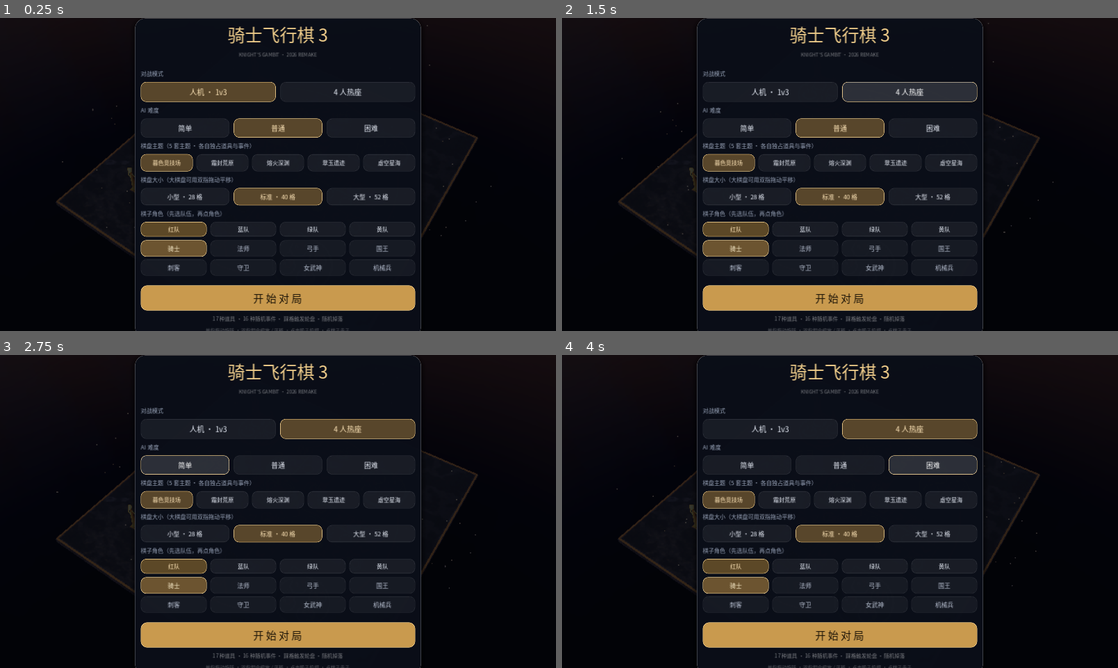
Above: before the commit, frames 1-4 (two rows, left to right).
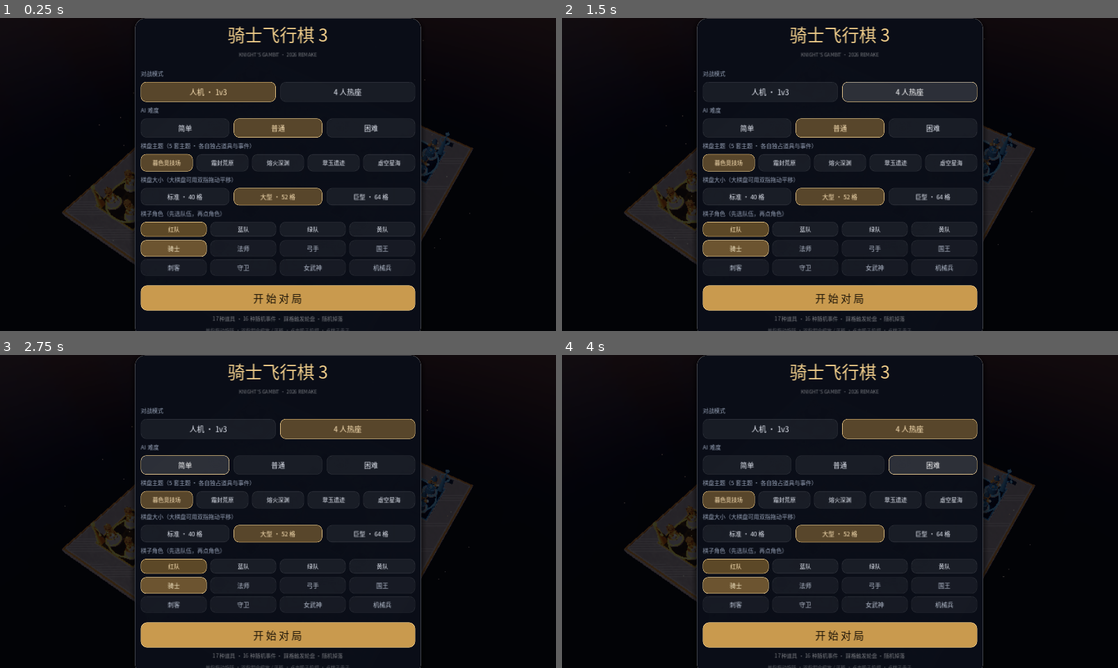
Above: after the commit, the same moments.

Repository: udokw/knightchess
Game: Godot game, scene res://main.tscn
The game is run twice, just before and just after one commit, with the same random seed, the same clock (stepped at 60 frames per second) and the same inputs.
Inputs:
- Up to frame 1 (0.25 s): no input
- Up to frame 2 (1.5 s): click "人机 · 1v3" at 0.5 s; click "4 人热座" at 1.25 s
- Up to frame 3 (2.75 s): click "简单" at 2 s
- Up to frame 4 (4 s): click "普通" at 2.75 s; click "困难" at 3.5 s

The runs differ from the first frame. In frame 1, 3.2% of the frame differs, in the area x 10-89%, y 2-79%; in frame 2, 3.2%; in frame 3, 3.2%, in the area x 10-86%, y 17-79%; in frame 4, 3.2%.

Commit message:
feat: 环道改为正圆均匀分布、棋盘尺寸档位改为 40/52/64 且格子尺寸恒定；fix: 提亮台面、削弱辉光/光柱/粒子，画面更清晰

Diff:
--- a/src/Arena.gd
+++ b/src/Arena.gd
@@ -6,9 +6,15 @@
 ##  - 程序化棋子（车削网格）、3D 骰子、落点与吃子特效
 
 const TILE_SIZE := 100.0
+## 画面清晰度调校：弱化辉光与雾、提升对比与暗部，避免“眼花缭乱”
+const GLOW_SCALE := 0.32
+const FOG_SCALE := 0.32
+const AMBIENT_LIFT := 1.25
+const SAT_SCALE := 0.92
+const CONTRAST := 1.16
 const TILE_TOP := 8.0
 const DECK_HALF := 890.0
-const DICE_HOME := Vector3(0, 300, 0)
+const DICE_HOME_BASE := Vector3(0, 300, 0)
 const DICE_LAND := Vector3(0, 216, 0)
 
 const DIE_FACES := {
@@ -130,6 +136,7 @@
 var _time := 0.0
 var _rolling := false
 var _dice_locked := false
+var _dice_home := DICE_HOME_BASE
 var _tile_size := TILE_SIZE
 var _board_scale := 1.0
 
@@ -159,8 +166,9 @@
 	theme_id = theme if THEMES.has(theme) else "dusk"
 	_tile_size = tile_size
 	_board_scale = board_scale
-	# 棋盘格数越多，整块竞技台按比例放大（28 格 → 0.7 倍，52 格 → 1.3 倍）
-	scale = Vector3.ONE * board_scale
+	# 骰子停在台面靠镜头一侧的边缘外，避免遮挡棋盘中心
+	_dice_home = Vector3(0, 300.0, (DECK_HALF + 70.0) * board_scale)
+	# 棋盘不再整体缩放：格数越多，坐标外扩越大，格子世界尺寸恒定，画面更清晰不拥挤
 	_build_environment()
 	_make_materials()
 	_build_platform()
@@ -191,7 +199,7 @@
 		_motes.rotation.y += delta * 0.01
 	_animate_theme_fx(delta)
 	if _dice and not _rolling:
-		_dice.position.y = DICE_HOME.y + sin(_time * 1.6) * 5.0
+		_dice.position.y = _dice_home.y + sin(_time * 1.6) * 5.0
 		_dice.rotation.y += delta * 0.55
 		_dice.rotation.x = sin(_time * 0.9) * 0.16
 
@@ -318,29 +326,29 @@
 	env.sky = sky
 	env.ambient_light_source = Environment.AMBIENT_SOURCE_SKY
 	env.ambient_light_sky_contribution = 1.0
-	env.ambient_light_energy = th["ambient"]
+	env.ambient_light_energy = float(th["ambient"]) * AMBIENT_LIFT
 	env.reflected_light_source = Environment.REFLECTION_SOURCE_SKY
 	env.tonemap_mode = Environment.TONE_MAPPER_ACES
 	env.tonemap_exposure = th["exposure"]
 	env.glow_enabled = true
-	env.glow_intensity = th["glow"]
-	env.glow_strength = 1.0
-	env.glow_bloom = 0.08
-	env.glow_hdr_threshold = 0.85
-	env.set("glow_levels/2", 1.0)
-	env.set("glow_levels/3", 1.0)
-	env.set("glow_levels/4", 0.6)
+	env.glow_intensity = float(th["glow"]) * GLOW_SCALE
+	env.glow_strength = 0.9
+	env.glow_bloom = 0.0
+	env.glow_hdr_threshold = 1.15
+	env.set("glow_levels/2", 0.8)
+	env.set("glow_levels/3", 0.6)
+	env.set("glow_levels/4", 0.25)
 	env.adjustment_enabled = true
-	env.adjustment_saturation = th["saturation"]
-	env.adjustment_contrast = 1.08
+	env.adjustment_saturation = float(th["saturation"]) * SAT_SCALE
+	env.adjustment_contrast = CONTRAST
 	env.ssao_enabled = false
 	env.ssil_enabled = false
 	env.sdfgi_enabled = false
 	env.volumetric_fog_enabled = false
 	env.fog_enabled = true
 	env.fog_light_color = Color(th["fog_color"])
-	env.fog_light_energy = th["fog_energy"]
-	env.fog_density = th["fog_density"]
+	env.fog_light_energy = float(th["fog_energy"]) * FOG_SCALE
+	env.fog_density = float(th["fog_density"]) * FOG_SCALE
 	env.fog_sky_affect = 0.0
 	we.environment = env
 	add_child(we)
@@ -402,24 +410,24 @@
 	_recolor_stone(_stone_dark, Color(th["stone_dark"]), float(th["tint_dark"]), 0.0011, 0.3, 0.5)
 
 	_deck_top = _pbr(Color(th["deck"]), 0.26, 0.58)
-	_recolor_stone(_deck_top, Color(th["deck"]), float(th["tint_deck"]), 0.0009, 0.26, 0.58)
+	_recolor_stone(_deck_top, Color(th["deck"]), float(th["tint_deck"]) * 1.28, 0.0009, 0.26, 0.58)
 
 	_gold = _pbr(Color(th["gold"]), 0.72, 0.3)
 	_gold.emission_enabled = true
 	_gold.emission = Color(th["gold_em"])
-	_gold.emission_energy_multiplier = 0.55
+	_gold.emission_energy_multiplier = 0.28
 	_gold.rim_enabled = true
-	_gold.rim = 0.4
+	_gold.rim = 0.18
 
 	_trim = _pbr(Color("101820"), 0.4, 0.3)
 	_trim.emission_enabled = true
 	_trim.emission = Color(th["trim"])
-	_trim.emission_energy_multiplier = 1.8
+	_trim.emission_energy_multiplier = 0.7
 
 	_chevron = _pbr(Color(th["chevron"]).darkened(0.3), 0.5, 0.42)
 	_chevron.emission_enabled = true
 	_chevron.emission = Color(th["chevron_em"])
-	_chevron.emission_energy_multiplier = 0.95
+	_chevron.emission_energy_multiplier = 0.5
 
 	for c in team_colors:
 		var m := _pbr(Color(c).darkened(0.04), 0.34, 0.34)
@@ -433,7 +441,7 @@
 		var g := _pbr(Color(c).darkened(0.55), 0.2, 0.35)
 		g.emission_enabled = true
 		g.emission = c
-		g.emission_energy_multiplier = 1.7
+		g.emission_energy_multiplier = 1.1
 		_team_glow.append(g)
 
 		var s := _pbr(Color(c).darkened(0.45), 0.32, 0.5)
@@ -464,7 +472,7 @@
 		m.roughness_texture_channel = BaseMaterial3D.TEXTURE_CHANNEL_RED
 	m.normal_enabled = true
 	m.normal_texture = _noise_tex
-	m.normal_scale = 0.6
+	m.normal_scale = 0.35
 	m.uv1_triplanar = true
 	m.uv1_scale = Vector3(tri, tri, tri)
 
@@ -472,16 +480,19 @@
 func _recolor_stone(m: StandardMaterial3D, base: Color, tint: float, tri: float, metallic: float, rough: float) -> void:
 	if m == null:
 		return
-	m.albedo_color = Color(base.r * tint, base.g * tint, base.b * tint)
+	# 台面提亮：让棋盘、棋子、道具分层清晰，不再大片死黑
+	var t := minf(tint * 1.20, 1.08)
+	m.albedo_color = Color(base.r * t, base.g * t, base.b * t)
 	m.metallic = metallic
 	m.roughness = rough
-	m.albedo_texture = _stone_alb
+	# 不再叠加偏暗的石纹贴图（否则台面发黑），保留法线/粗糙度贴图提供质感
+	m.albedo_texture = null
 	if _stone_rgh:
 		m.roughness_texture = _stone_rgh
 		m.roughness_texture_channel = BaseMaterial3D.TEXTURE_CHANNEL_RED
 	m.normal_enabled = true
 	m.normal_texture = _noise_tex
-	m.normal_scale = 0.6
+	m.normal_scale = 0.35
 	m.uv1_triplanar = true
 	m.uv1_scale = Vector3(tri, tri, tri)
 
@@ -495,13 +506,13 @@
 	var th: Dictionary = THEMES[id]
 
 	if _env:
-		_env.ambient_light_energy = th["ambient"]
+		_env.ambient_light_energy = float(th["ambient"]) * AMBIENT_LIFT
 		_env.tonemap_exposure = th["exposure"]
-		_env.glow_intensity = th["glow"]
-		_env.adjustment_saturation = th["saturation"]
+		_env.glow_intensity = float(th["glow"]) * GLOW_SCALE
+		_env.adjustment_saturation = float(th["saturation"]) * SAT_SCALE
 		_env.fog_light_color = Color(th["fog_color"])
-		_env.fog_light_energy = th["fog_energy"]
-		_env.fog_density = th["fog_density"]
+		_env.fog_light_energy = float(th["fog_energy"]) * FOG_SCALE
+		_env.fog_density = float(th["fog_density"]) * FOG_SCALE
 		var sky_path: String = th["sky"]
 		if ResourceLoader.exists(sky_path) and _env.sky:
 			var pano := PanoramaSkyMaterial.new()
@@ -522,7 +533,7 @@
 	_recolor_stone(_stone_a, Color(th["stone_a"]), float(th["tint_a"]), 0.0014, 0.22, 0.62)
 	_recolor_stone(_stone_b, Color(th["stone_b"]), float(th["tint_b"]), 0.0014, 0.22, 0.56)
 	_recolor_stone(_stone_dark, Color(th["stone_dark"]), float(th["tint_dark"]), 0.0011, 0.3, 0.5)
-	_recolor_stone(_deck_top, Color(th["deck"]), float(th["tint_deck"]), 0.0009, 0.26, 0.58)
+	_recolor_stone(_deck_top, Color(th["deck"]), float(th["tint_deck"]) * 1.28, 0.0009, 0.26, 0.58)
 
 	if _gold:
 		_gold.albedo_color = Color(th["gold"])
@@ -613,10 +624,11 @@
 # ---------------------------------------------------------------- 石台与环道
 
 func _build_platform() -> void:
+	var grow := maxf(_board_scale, 0.001)
 	var under := MeshInstance3D.new()
 	var cm := CylinderMesh.new()
-	cm.top_radius = 1240.0
-	cm.bottom_radius = 560.0
+	cm.top_radius = 1240.0 * grow
+	cm.bottom_radius = 560.0 * grow
 	cm.height = 460.0
 	cm.radial_segments = 4
 	under.mesh = cm
@@ -625,13 +637,14 @@
 	under.position.y = -260.0
 	add_child(under)
 
-	var deck := _add_box(self, Vector3(DECK_HALF * 2.0, 34.0, DECK_HALF * 2.0), Vector3(0, -17, 0), _stone_dark)
+	var deck_half := DECK_HALF * grow
+	var deck := _add_box(self, Vector3(deck_half * 2.0, 34.0, deck_half * 2.0), Vector3(0, -17, 0), _stone_dark)
 	deck.name = "Deck"
 
-	var top := _add_box(self, Vector3(DECK_HALF * 2.0 - 40.0, 8.0, DECK_HALF * 2.0 - 40.0), Vector3(0, -4, 0), _deck_top)
+	var top := _add_box(self, Vector3(deck_half * 2.0 - 40.0, 8.0, deck_half * 2.0 - 40.0), Vector3(0, -4, 0), _deck_top)
 	top.name = "DeckTop"
 
-	var eh := DECK_HALF
+	var eh := deck_half
 	for i in 4:
 		var size := Vector3(eh * 2.0 - 6.0, 5.0, 10.0)
 		var pos := Vector3.ZERO
@@ -650,7 +663,7 @@
 		trim.cast_shadow = GeometryInstance3D.SHADOW_CASTING_SETTING_OFF
 
 	# 台面内圈的一圈暗刻线
-	var ring := _add_torus(self, 690.0, 700.0, Vector3(0, 1.5, 0), _gold)
+	var ring := _add_torus(self, 690.0 * grow, 700.0 * grow, Vector3(0, 1.5, 0), _gold)
 	ring.cast_shadow = GeometryInstance3D.SHADOW_CASTING_SETTING_OFF
 
 
@@ -758,17 +771,17 @@
 	# 光柱：让宝箱格从高空一眼可辨
 	var beam := MeshInstance3D.new()
 	var cm := CylinderMesh.new()
-	cm.top_radius = 30.0
-	cm.bottom_radius = 16.0
-	cm.height = 320.0
+	cm.top_radius = 26.0
+	cm.bottom_radius = 14.0
+	cm.height = 210.0
 	cm.radial_segments = 18
 	cm.cap_top = false
 	cm.cap_bottom = false
 	beam.mesh = cm
 	var bm := _unshaded(Color("ffd166"), 1.3)
-	(bm as StandardMaterial3D).albedo_color = Color(1.0, 0.82, 0.4, 0.13)
+	(bm as StandardMaterial3D).albedo_color = Color(1.0, 0.82, 0.4, 0.07)
 	beam.material_override = bm
-	beam.position.y = 96.0
+	beam.position.y = 78.0
 	beam.cast_shadow = GeometryInstance3D.SHADOW_CASTING_SETTING_OFF
 	tile.add_child(beam)
 
@@ -776,8 +789,8 @@
 	halo.cast_shadow = GeometryInstance3D.SHADOW_CASTING_SETTING_OFF
 
 	# 头顶「？」招牌：远处也能一眼看出这是事件格
-	var sign_l := _billboard_label("？", Color("fff6dd"), 96.0)
-	sign_l.position = Vector3(0, 108.0, 0)
+	var sign_l := _billboard_label("？", Color("fff6dd"), 64.0)
+	sign_l.position = Vector3(0, 100.0, 0)
 	chest.add_child(sign_l)
 
 
@@ -791,30 +804,30 @@
 	var cm := PrismMesh.new()
 	cm.size = Vector3(34.0, 58.0, 34.0)
 	crystal.mesh = cm
-	crystal.material_override = _unshaded(Color("8ff0c0"), 2.4)
+	crystal.material_override = _unshaded(Color("8ff0c0"), 1.4)
 	crystal.cast_shadow = GeometryInstance3D.SHADOW_CASTING_SETTING_OFF
 	gem.add_child(crystal)
-	var halo := _add_torus(tile, 24.0, 30.0, Vector3(0, 2.0, 0), _unshaded(Color("8ff0c0"), 1.9))
+	var halo := _add_torus(tile, 24.0, 30.0, Vector3(0, 2.0, 0), _unshaded(Color("8ff0c0"), 1.2))
 	halo.cast_shadow = GeometryInstance3D.SHADOW_CASTING_SETTING_OFF
 
 	var beam := MeshInstance3D.new()
 	var bcm := CylinderMesh.new()
-	bcm.top_radius = 22.0
-	bcm.bottom_radius = 12.0
-	bcm.height = 240.0
+	bcm.top_radius = 18.0
+	bcm.bottom_radius = 10.0
+	bcm.height = 180.0
 	bcm.radial_segments = 14
 	bcm.cap_top = false
 	bcm.cap_bottom = false
 	beam.mesh = bcm
 	var bm := _unshaded(Color("8ff0c0"), 1.2)
-	(bm as StandardMaterial3D).albedo_color = Color(0.56, 0.94, 0.75, 0.12)
+	(bm as StandardMaterial3D).albedo_color = Color(0.56, 0.94, 0.75, 0.06)
 	beam.material_override = bm
-	beam.position.y = 84.0
+	beam.position.y = 64.0
 	beam.cast_shadow = GeometryInstance3D.SHADOW_CASTING_SETTING_OFF
 	tile.add_child(beam)
 
-	var sign_l := _billboard_label("道具", Color("dfffe8"), 70.0)
-	sign_l.position = Vector3(0, 96.0, 0)
+	var sign_l := _billboard_label("道具", Color("dfffe8"), 42.0)
+	sign_l.position = Vector3(0, 76.0, 0)
 	gem.add_child(sign_l)
 
 
@@ -875,17 +888,17 @@
 
 	var beam := MeshInstance3D.new()
 	var cm := CylinderMesh.new()
-	cm.top_radius = 26.0
-	cm.bottom_radius = 12.0
-	cm.height = 260.0
+	cm.top_radius = 20.0
+	cm.bottom_radius = 10.0
+	cm.height = 190.0
 	cm.radial_segments = 16
 	cm.cap_top = false
 	cm.cap_bottom = false
 	beam.mesh = cm
 	var bm := _unshaded(Color("b484ff"), 1.2)
-	(bm as StandardMaterial3D).albedo_color = Color(0.70, 0.52, 1.0, 0.10)
+	(bm as StandardMaterial3D).albedo_color = Color(0.70, 0.52, 1.0, 0.06)
 	beam.material_override = bm
-	beam.position.y = 120.0
+	beam.position.y = 92.0
 	beam.cast_shadow = GeometryInstance3D.SHADOW_CASTING_SETTING_OFF
 	tile.add_child(beam)
 
@@ -944,27 +957,27 @@
 	sm.radial_segments = 4
 	sm.rings = 2
 	core.mesh = sm
-	core.material_override = _unshaded(color.lightened(0.45), 3.4)
+	core.material_override = _unshaded(color.lightened(0.45), 1.8)
 	core.cast_shadow = GeometryInstance3D.SHADOW_CASTING_SETTING_OFF
 	root.add_child(core)
 
-	var lbl := _billboard_label(symbol, color.lightened(0.35), 52.0)
-	lbl.position = Vector3(0, 46.0, 0)
+	var lbl := _billboard_label(symbol, color.lightened(0.35), 40.0)
+	lbl.position = Vector3(0, 42.0, 0)
 	root.add_child(lbl)
 
 	var beam := MeshInstance3D.new()
 	var cm := CylinderMesh.new()
-	cm.top_radius = 24.0
-	cm.bottom_radius = 10.0
-	cm.height = 300.0
+	cm.top_radius = 18.0
+	cm.bottom_radius = 9.0
+	cm.height = 190.0
 	cm.radial_segments = 16
 	cm.cap_top = false
 	cm.cap_bottom = false
 	beam.mesh = cm
 	var bm := _unshaded(color, 1.4)
-	(bm as StandardMaterial3D).albedo_color = Color(color.r, color.g, color.b, 0.12)
+	(bm as StandardMaterial3D).albedo_color = Color(color.r, color.g, color.b, 0.055)
 	beam.material_override = bm
-	beam.position = Vector3(0, 120.0, 0)
+	beam.position = Vector3(0, 80.0, 0)
 	beam.cast_shadow = GeometryInstance3D.SHADOW_CASTING_SETTING_OFF
 	root.add_child(beam)
 	return root
@@ -1211,7 +1224,7 @@
 	rng.seed = 7788
 	var mm := MultiMesh.new()
 	mm.transform_format = MultiMesh.TRANSFORM_3D
-	mm.instance_count = 90
+	mm.instance_count = 40
 	var sm := SphereMesh.new()
 	sm.radius = 1.8
 	sm.height = 3.6
@@ -1222,13 +1235,13 @@
 	mat.shading_mode = BaseMaterial3D.SHADING_MODE_UNSHADED
 	mat.emission_enabled = true
 	mat.emission = Color(th["motes"])
-	mat.emission_energy_multiplier = 1.8
+	mat.emission_energy_multiplier = 0.9
 	_motes_mat = mat
 	sm.material = mat
 	mm.mesh = sm
 	for i in mm.instance_count:
 		var a := rng.randf() * TAU
-		var r := sqrt(rng.randf()) * 980.0
+		var r := sqrt(rng.randf()) * 980.0 * _board_scale
 		var y := rng.randf_range(20.0, 520.0)
 		var xf := Transform3D(Basis(), Vector3(cos(a) * r, y, sin(a) * r))
 		mm.set_instance_transform(i, xf)
@@ -1243,7 +1256,7 @@
 	_theme_kind = theme_id
 	if DisplayServer.get_name() == "headless":
 		return
-	var count := 90
+	var count := 42
 	var mm := MultiMesh.new()
 	mm.transform_format = MultiMesh.TRANSFORM_3D
 	mm.instance_count = count
@@ -1287,10 +1300,10 @@
 		col = Color(0.62, 1.0, 0.72)
 	elif theme_id == "void":
 		col = Color(0.76, 0.66, 1.0)
-	mat.albedo_color = Color(col.r, col.g, col.b, 0.9)
+	mat.albedo_color = Color(col.r, col.g, col.b, 0.5)
 	mat.emission_enabled = true
 	mat.emission = col
-	mat.emission_energy_multiplier = 2.4
+	mat.emission_energy_multiplier = 1.2
 	mat.cull_mode = BaseMaterial3D.CULL_DISABLED
 	if mesh is PrimitiveMesh:
 		(mesh as PrimitiveMesh).material = mat
@@ -1302,7 +1315,7 @@
 	rng.seed = 20261117
 	for i in count:
 		var a := rng.randf() * TAU
-		var r := sqrt(rng.randf()) * 1060.0
+		var r := sqrt(rng.randf()) * 1060.0 * _board_scale
 		var y := rng.randf_range(10.0, 620.0)
 		var base := Vector3(cos(a) * r, y, sin(a) * r)
 		mm.set_instance_transform(i, Transform3D(Basis(), base))
@@ -1781,8 +1794,8 @@
 func _build_dice() -> void:
 	_dice = Node3D.new()
 	_dice.name = "Dice"
-	_dice.position = DICE_HOME
-	_dice.scale = Vector3(0.95, 0.95, 0.95)
+	_dice.position = _dice_home
+	_dice.scale = Vector3(0.82, 0.82, 0.82)
 	add_child(_dice)
 
 	var body := MeshInstance3D.new()
@@ -1880,10 +1893,10 @@
 
 	var back := create_tween()
 	back.set_parallel(true)
-	back.tween_property(_dice, "position", DICE_HOME, 0.5).set_trans(Tween.TRANS_CUBIC).set_ease(Tween.EASE_IN_OUT)
+	back.tween_property(_dice, "position", _dice_home, 0.5).set_trans(Tween.TRANS_CUBIC).set_ease(Tween.EASE_IN_OUT)
 	back.tween_property(_dice, "rotation", Vector3(0.0, rest.y, 0.0), 0.5)
 	await back.finished
-	_dice.position = DICE_HOME
+	_dice.position = _dice_home
 	_rolling = false
 
 
--- a/src/Hud.gd
+++ b/src/Hud.gd
@@ -45,8 +45,8 @@
 }
 
 const CHAR_NAMES := ["骑士", "法师", "弓手", "国王", "刺客", "守卫", "女武神", "机械兵"]
-const BOARD_SIZES := [28, 40, 52]
-const BOARD_SIZE_NAMES := ["小型 · 28 格", "标准 · 40 格", "大型 · 52 格"]
+const BOARD_SIZES := [40, 52, 64]
+const BOARD_SIZE_NAMES := ["标准 · 40 格", "大型 · 52 格", "巨型 · 64 格"]
 
 var _root: Control
 var _log_panel: PanelContainer
--- a/src/Main.gd
+++ b/src/Main.gd
@@ -176,6 +176,7 @@
 			menu_mode = true
 
 	_load_data()
+	_apply_board_size(FIELDS)
 	_setup_world()
 	_setup_camera()
 	_setup_audio()
@@ -226,30 +227,28 @@
 
 ## 在 40 格原始环线上按弧长重采样出任意格数的棋盘
 func _apply_board_size(n: int) -> void:
-	n = clampi(n, 20, 60)
+	n = clampi(n, 40, 64)
 	board_cells = n
 	FIELDS = n
 	if base_points.is_empty():
 		return
+	# 格数增加时棋盘整体外扩：坐标按 n/40 放大，格子世界尺寸保持 100 不变
+	var grow := float(n) / float(BASE_FIELDS)
 	pts = {}
+	# 环道：正圆均匀分布（参照原作），半径随格数增大，格子间距恒定
+	var ring_r := 572.0 * grow
+	var a0 := deg_to_rad(-168.7)
+	for k in n:
+		var ang := a0 + TAU * float(k) / float(n)
+		pts["BS%02d" % k] = [cos(ang) * ring_r, 1.0, sin(ang) * ring_r]
+	# 终点跑道：从中心指向环内侧，略延伸以贴近环道
 	for k in base_points.keys():
-		pts[k] = base_points[k]
-	var base_ring: Array = data["paths"]["TEAMPATH1"]
-	var m: int = base_ring.size()
-	if m <= 0:
-		return
-	for k in n:
-		var fk := float(k) * float(m) / float(n)
-		var i0 := int(floor(fk)) % m
-		var i1 := (i0 + 1) % m
-		var fr: float = fk - floor(fk)
-		var p0: Array = base_points[base_ring[i0]]
-		var p1: Array = base_points[base_ring[i1]]
-		pts["BS%02d" % k] = [
-			lerpf(float(p0[0]), float(p1[0]), fr),
-			lerpf(float(p0[1]), float(p1[1]), fr),
-			lerpf(float(p0[2]), float(p1[2]), fr),
-		]
+		var key := String(k)
+		if not key.begins_with("GL") and not key.begins_with("HM"):
+			continue
+		var bp: Array = base_points[key]
+		var f := grow * (1.25 if key.begins_with("GL") else 1.35)
+		pts[key] = [float(bp[0]) * f, float(bp[1]), float(bp[2]) * f]
 	paths = []
 	var step := n / 4
 	for t in 4:
@@ -312,8 +311,10 @@
 func _fit_camera() -> void:
 	cam_yaw = deg_to_rad(34.0)
 	cam_pitch = deg_to_rad(52.0)
-	cam_dist = 2860.0
-	cam_target = Vector3(0, -60.0, 0)
+	# 棋盘越大，镜头略微拉远，保证四角基地基本在视野内
+	var grow := float(FIELDS) / float(BASE_FIELDS)
+	cam_dist = 2860.0 * (1.0 + 0.58 * (grow - 1.0))
+	cam_target = Vector3(0, 40.0, 0)
 	_update_camera()
 
 
@@ -425,7 +426,7 @@
 	game_mode = mode
 	ai_level = level
 	theme_id = selected_theme
-	board_cells = clampi(cells, 20, 60)
+	board_cells = clampi(cells, 40, 64)
 	var new_styles: Array = []
 	for t in 4:
 		var s := t
@@ -2397,15 +2398,14 @@
 	var dir := camera.project_ray_normal(screen_pos)
 	if absf(dir.y) < 0.0001:
 		return
-	var s := _board_scale()
-	# 棋子随棋盘整体缩放，拾取平面与半径都按棋盘缩放换算
-	var hit_y := (BOARD_Y + 78.0) * s
+	# 棋子模型世界尺寸恒定，拾取平面取棋子腰高
+	var hit_y := BOARD_Y + 78.0
 	var t := (hit_y - origin.y) / dir.y
 	if t <= 0.0:
 		return
 	var hit := origin + dir * t
 	var best := -1
-	var best_d := 88.0 * s
+	var best_d := 88.0
 	for i in _pick_pool:
 		var p: Dictionary = pieces[i]
 		var node: Node3D = p["node"]
